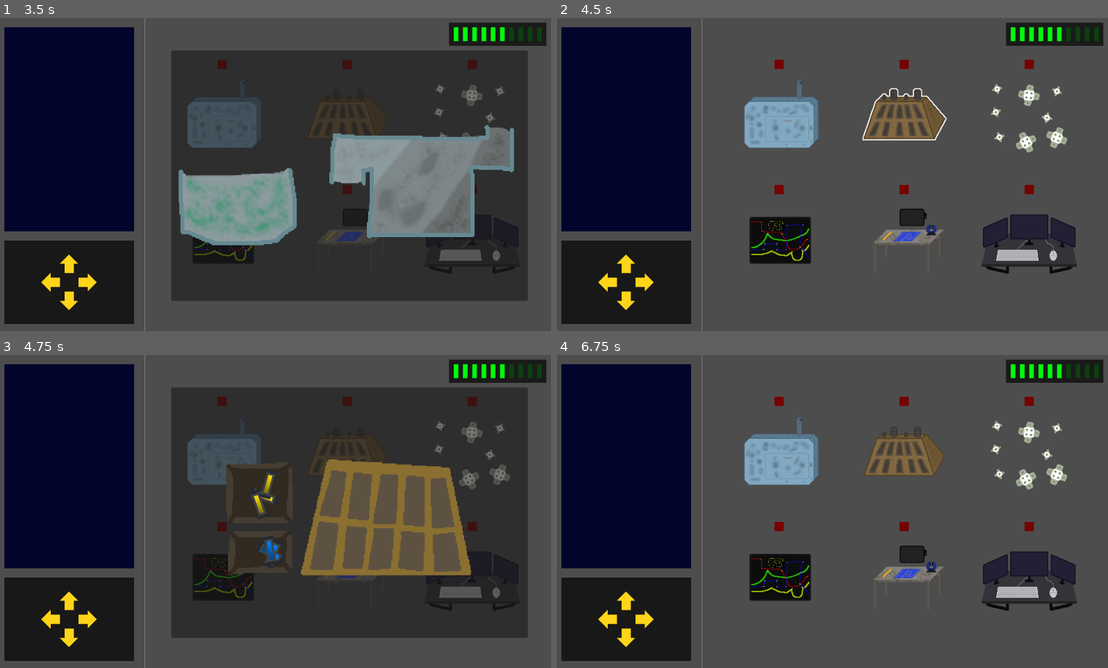
Above: before the commit, frames 1-4 (two rows, left to right).
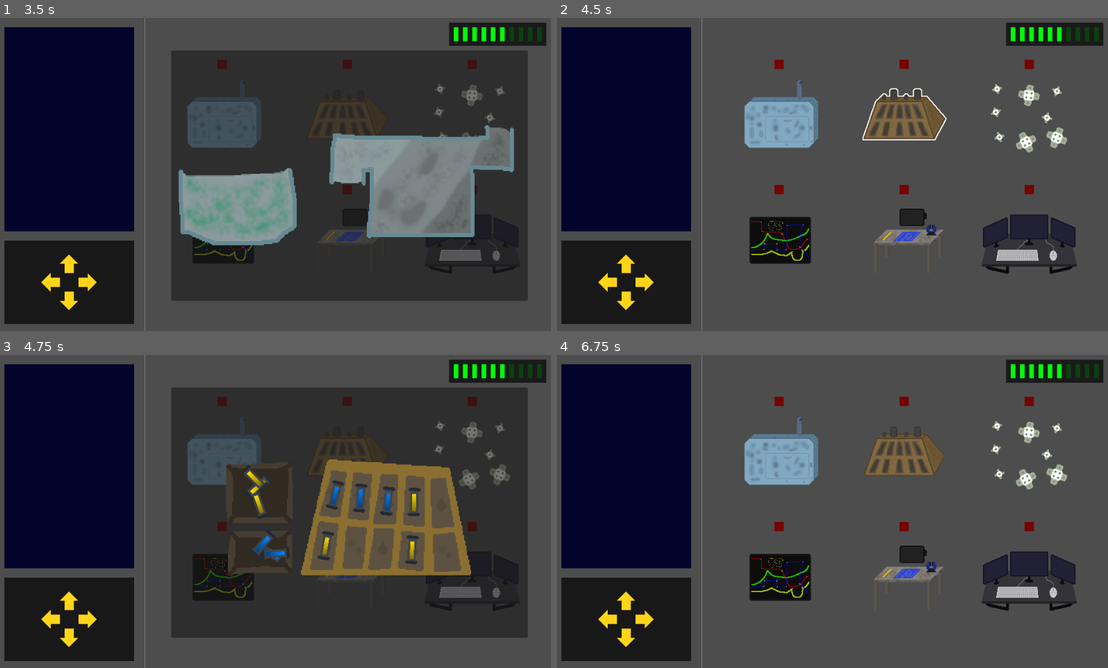
Above: after the commit, the same moments.

Repository: kedalovo/-SG-Spaceship-Management
Game: Godot game, scene res://Game Scene/Game.tscn
The game is run twice, just before and just after one commit, with the same random seed, the same clock (stepped at 60 frames per second) and the same inputs.
Inputs (mouse positions are in pixels of both pictures, inside the frame that each line leads up to):
- Up to frame 1 (3.5 s): click (220, 115) at 0.52 s; click (220, 115) at 1.27 s; click (220, 115) at 2.02 s; tap Enter at 2.75 s; move the mouse to (396, 158) at 2.77 s; hold ` (test) from 2.78 s (still down); click (396, 158) at 2.92 s
- Up to frame 2 (4.5 s): tap Space (test1) at 3.5, 3.6 s; move the mouse to (716, 190) at 3.52 s; release ` (test) at 3.53 s; click (716, 190) at 3.67 s; tap Enter at 4.25 s; move the mouse to (887, 105) at 4.27 s; hold ` (test) from 4.28 s (still down); click (887, 105) at 4.42 s
- Up to frame 3 (4.75 s): keep holding ` (test)
- Up to frame 4 (6.75 s): tap Space (test1) at 5, 5.1, 6.5, 6.6 s; move the mouse to (804, 574) at 5.02 s; release ` (test) at 5.03 s; click (804, 574) at 5.17 s; tap Enter at 5.75 s; move the mouse to (997, 558) at 5.77 s; hold ` (test) 5.78-6.53 s; click (997, 558) at 5.92 s; move the mouse to (661, 464) at 6.52 s; click (661, 464) at 6.67 s

Frames 1-2 are identical in both runs. In frame 3, 1.4% of the frame differs, in the area x 44-77%, y 35-69%; in frame 4, nothing differs.

Commit message:
Added more logic to Engines. Now cells can be properly assigned to slots and be depleted and removed after being depleted. System sets slots and cells randomly upon _ready

Diff:
--- a/Game Scene/game.gd
+++ b/Game Scene/game.gd
@@ -20,12 +20,7 @@
 
 
 func _ready() -> void:
-	engines_system.add_fuel()
-	engines_system.add_fuel()
-	engines_system.add_fuel()
-	engines_system.add_coolant()
-	engines_system.add_coolant()
-	engines_system.add_coolant()
+	pass
 
 
 func _input(event: InputEvent) -> void:
--- a/Systems/Engines/Cell/cell.gd
+++ b/Systems/Engines/Cell/cell.gd
@@ -4,6 +4,7 @@
 
 
 signal cell_released(cell: Cell)
+signal being_deleted(cell: Cell)
 
 
 @onready var outline: Sprite2D = $Outline
@@ -75,8 +76,8 @@
 func _on_button_button_down() -> void:
 	if !is_depleting:
 		is_held = true
-	if is_depleted:
-		queue_free()
+	if is_depleted or is_destroyed:
+		being_deleted.emit(self)
 
 
 func _on_button_button_up() -> void:
--- a/Systems/Engines/Slot/slot.gd
+++ b/Systems/Engines/Slot/slot.gd
@@ -8,7 +8,19 @@
 @export var index: int
 @export var cell_angle: int
 
-var slot_type: game_manager.engine_cell_types
+var slot_type: game_manager.engine_cell_types = -1
+
+
+func set_slot_type(new_type: game_manager.engine_cell_types):
+	slot_type = new_type
+	if get_child_count() == 2:
+		get_child(1).queue_free()
+	var icon: Sprite2D = Sprite2D.new()
+	add_child(icon)
+	if new_type == game_manager.engine_cell_types.FUEL:
+		icon.texture = game_manager.FUEL_ICON
+	else:
+		icon.texture = game_manager.COOLANT_ICON
 
 
 func _on_body_entered(body: Node2D) -> void:
--- a/Systems/Engines/engines_system.gd
+++ b/Systems/Engines/engines_system.gd
@@ -8,22 +8,68 @@
 
 @onready var cells_container: Node2D = $Cells
 @onready var cell_slots: Node2D = $"Cell Slots"
+@onready var fuel_timer: Timer = $FuelTimer
+@onready var coolant_timer: Timer = $CoolantTimer
+
+@onready var slots_fuel: Array[int] = []
+@onready var slots_coolant: Array[int] = []
+
+@onready var cells_fuel: Array[Cell] = []
+@onready var cells_coolant: Array[Cell] = []
 
 @onready var hovered_slot: int = -1
 
 
-func add_fuel() -> void:
+func _ready() -> void:
+	setup_slots()
+	setup_cells()
+	fuel_timer.start()
+	coolant_timer.start()
+
+
+func setup_slots() -> void:
+	slots_fuel = []
+	slots_coolant = []
+	var _slots := cell_slots.get_children()
+	for i in 5:
+		var idx := randi()%_slots.size()
+		_slots[idx].set_slot_type(game_manager.engine_cell_types.FUEL)
+		slots_fuel.append(_slots[idx].index)
+		_slots.remove_at(idx)
+	for slot in _slots:
+		slot.set_slot_type(game_manager.engine_cell_types.COOLANT)
+		slots_coolant.append(slot.index)
+
+
+func setup_cells() -> void:
+	for i in 3:
+		var slot = cell_slots.get_children()[slots_fuel[i]]
+		var new_cell := add_fuel()
+		new_cell.place_into_slot(slot.position, slot.cell_angle)
+		cells_fuel.append(new_cell)
+		cells_fuel.append(add_fuel())
+	for i in 3:
+		var slot = cell_slots.get_children()[slots_coolant[i]]
+		var new_cell = add_coolant()
+		new_cell.place_into_slot(slot.position, slot.cell_angle)
+		cells_coolant.append(new_cell)
+		cells_coolant.append(add_coolant())
+
+
+func add_fuel() -> Cell:
 	var new_cell := create_cell(game_manager.engine_cell_types.FUEL)
 	new_cell.position = Vector2(randf_range(-100.0, -70.0), randf_range(-40.0, -10.0))
 	new_cell.start_pos = new_cell.position
 	new_cell.rotation_degrees = randf() * 360
+	return new_cell
 
 
-func add_coolant() -> void:
+func add_coolant() -> Cell:
 	var new_cell := create_cell(game_manager.engine_cell_types.COOLANT)
 	new_cell.position = Vector2(randf_range(-95.0, -70.0), randf_range(26.0, 42.0))
 	new_cell.start_pos = new_cell.position
 	new_cell.rotation_degrees = randf() * 360
+	return new_cell
 
 
 func create_cell(new_type: game_manager.engine_cell_types) -> Cell:
@@ -31,24 +77,47 @@
 	cells_container.add_child(new_cell)
 	new_cell.set_type(new_type)
 	new_cell.cell_released.connect(_on_cell_released)
+	new_cell.being_deleted.connect(_on_cell_being_deleted)
 	return new_cell
 
 
-func _on_cell_released(cell: Cell):
-	#print_debug("Cell was released")
+func _on_cell_released(cell: Cell) -> void:
 	if hovered_slot >= 0:
 		var slot: Area2D = cell_slots.get_child(hovered_slot)
-		cell.place_into_slot(slot.position, slot.cell_angle)
+		hovered_slot = -1
+		if slot.slot_type == cell.type:
+			cell.place_into_slot(slot.position, slot.cell_angle)
+		else:
+			cell.position = cell.start_pos
 	else:
 		cell.position = cell.start_pos
 
 
+func _on_cell_being_deleted(cell: Cell) -> void:
+	if cell.type == game_manager.engine_cell_types.FUEL:
+		cells_fuel.erase(cell)
+	else:
+		if cell.type == game_manager.engine_cell_types.COOLANT:
+			cells_coolant.erase(cell)
+	cell.queue_free()
+
+
 func _on_fuel_timer_timeout() -> void:
-	pass
+	var active_cells: Array[Cell] = []
+	for cell in cells_fuel:
+		if cell.is_depleting and !cell.is_depleted and !cell.is_destroyed and !cell.is_held:
+			active_cells.append(cell)
+	if active_cells.size() > 0:
+		active_cells.pick_random().use(1)
 
 
 func _on_coolant_timer_timeout() -> void:
-	pass
+	var active_cells: Array[Cell] = []
+	for cell in cells_coolant:
+		if cell.is_depleting and !cell.is_depleted and !cell.is_destroyed and !cell.is_held:
+			active_cells.append(cell)
+	if active_cells.size() > 0:
+		active_cells.pick_random().use(1)
 
 
 func _on_slot_cell_entered(slot_index: int) -> void:
--- a/game_manager.gd
+++ b/game_manager.gd
@@ -2,6 +2,10 @@
 
 
 class_name game_manager
+
+
+const COOLANT_ICON = preload("res://Systems/Engines/Assets/Coolant Icon.png")
+const FUEL_ICON = preload("res://Systems/Engines/Assets/Fuel Icon.png")
 
 var is_in_system: bool = false
 
@@ -13,6 +17,12 @@
 }
 
 enum engine_cell_types {
+	NONE = -1,
 	FUEL,
 	COOLANT
 }
+
+
+static func get_random_cell_type() -> engine_cell_types:
+	var types: Array[engine_cell_types] = [engine_cell_types.FUEL, engine_cell_types.COOLANT]
+	return types[randi()%2]
Binary file added: Systems/Engines/Assets/Coolant Icon.png
Not shown, added: Systems/Engines/Assets/Coolant Icon.png.import
Binary file added: Systems/Engines/Assets/Fuel Icon.png
Not shown, added: Systems/Engines/Assets/Fuel Icon.png.import
